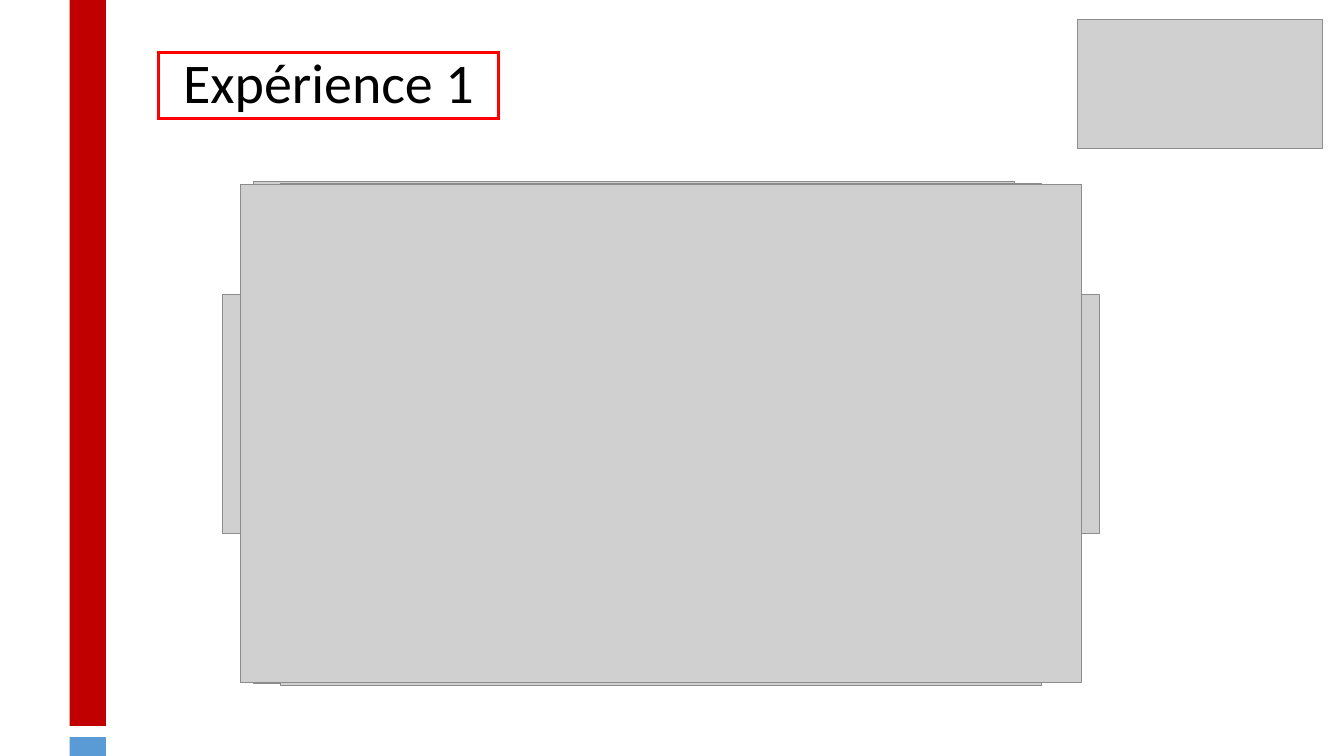
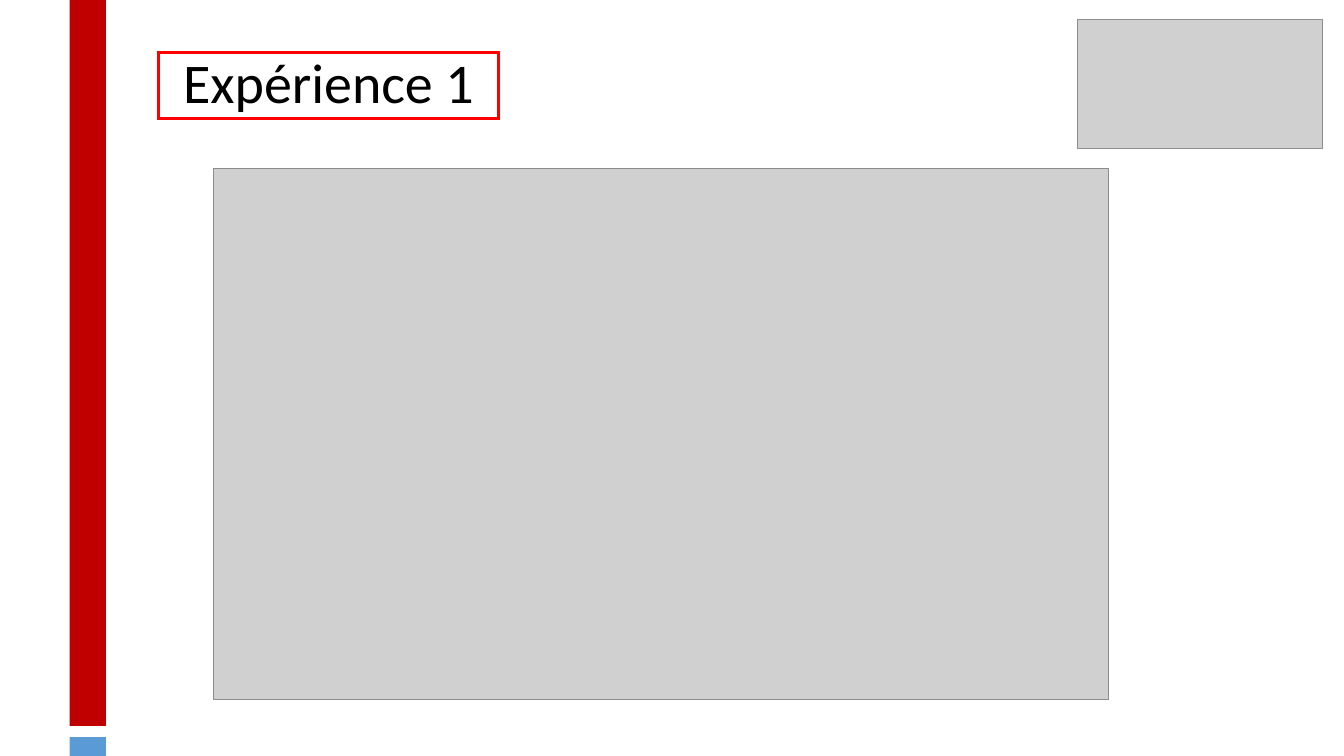
Before and after one commit to Matthis-M/SmartPatateFinal, a slide deck: slide 2 of Présentation projet.pptx. Drawn at 1344x756 pixels with LibreOffice and Linux fonts; fonts in the diff are those of the drawing; grey boxes stand for pictures. Boxes give left, top, right and bottom in pixels: in the first picture for what was removed or moved away, otherwise in the second. Text is boxed around its words. In the diff, an @@ line names an element or a change of style, - is before the commit and + after.

```diff
--- a/Présentation projet.pptx
+++ b/Présentation projet.pptx
@@ picture: place and size @@
-picture at [240,185,1082,684]
+picture at [214,169,1109,700]
@@ picture removed at [254,181,1014,684] @@
@@ picture removed at [281,184,1042,686] @@
@@ picture removed at [223,294,1099,533] @@
```
Also in this commit, not shown: 1 other slide changed.
